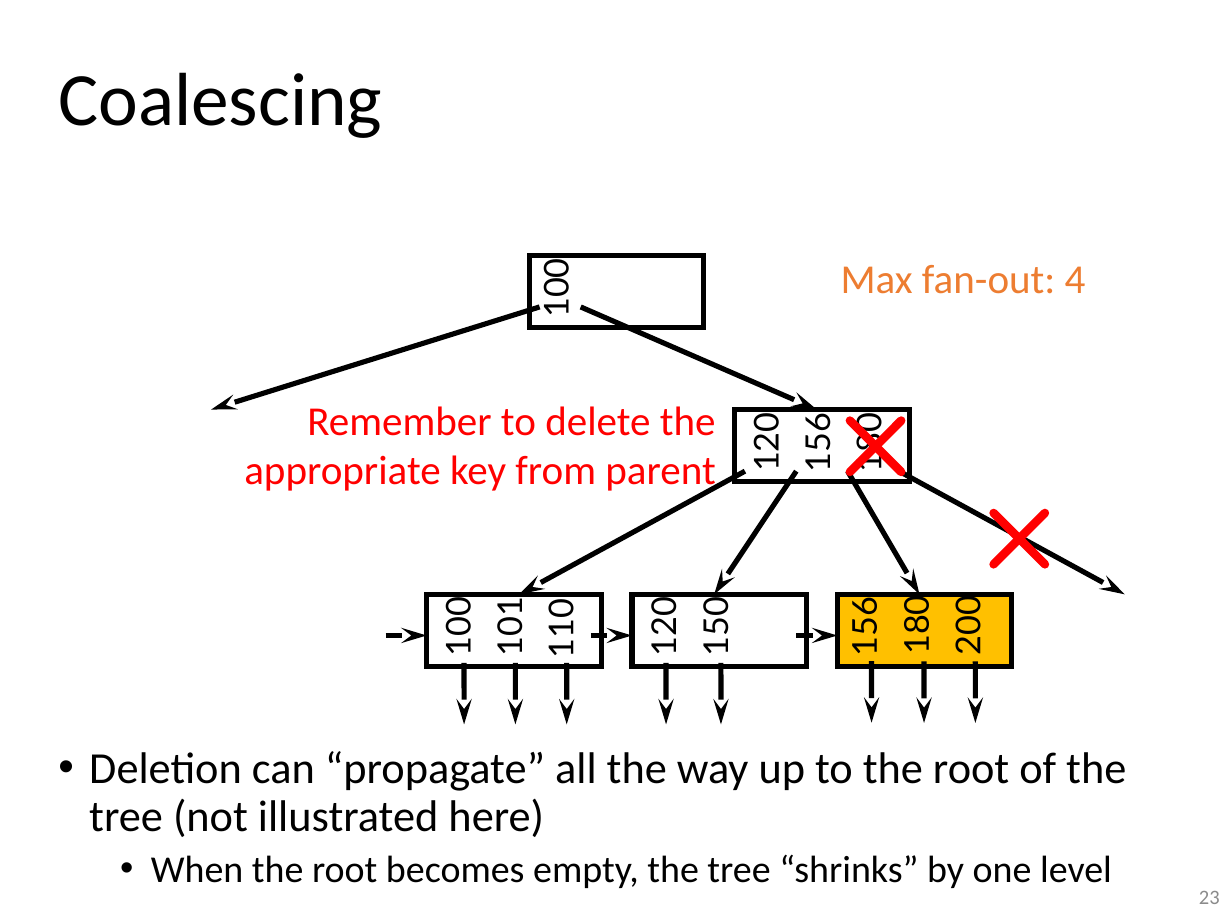
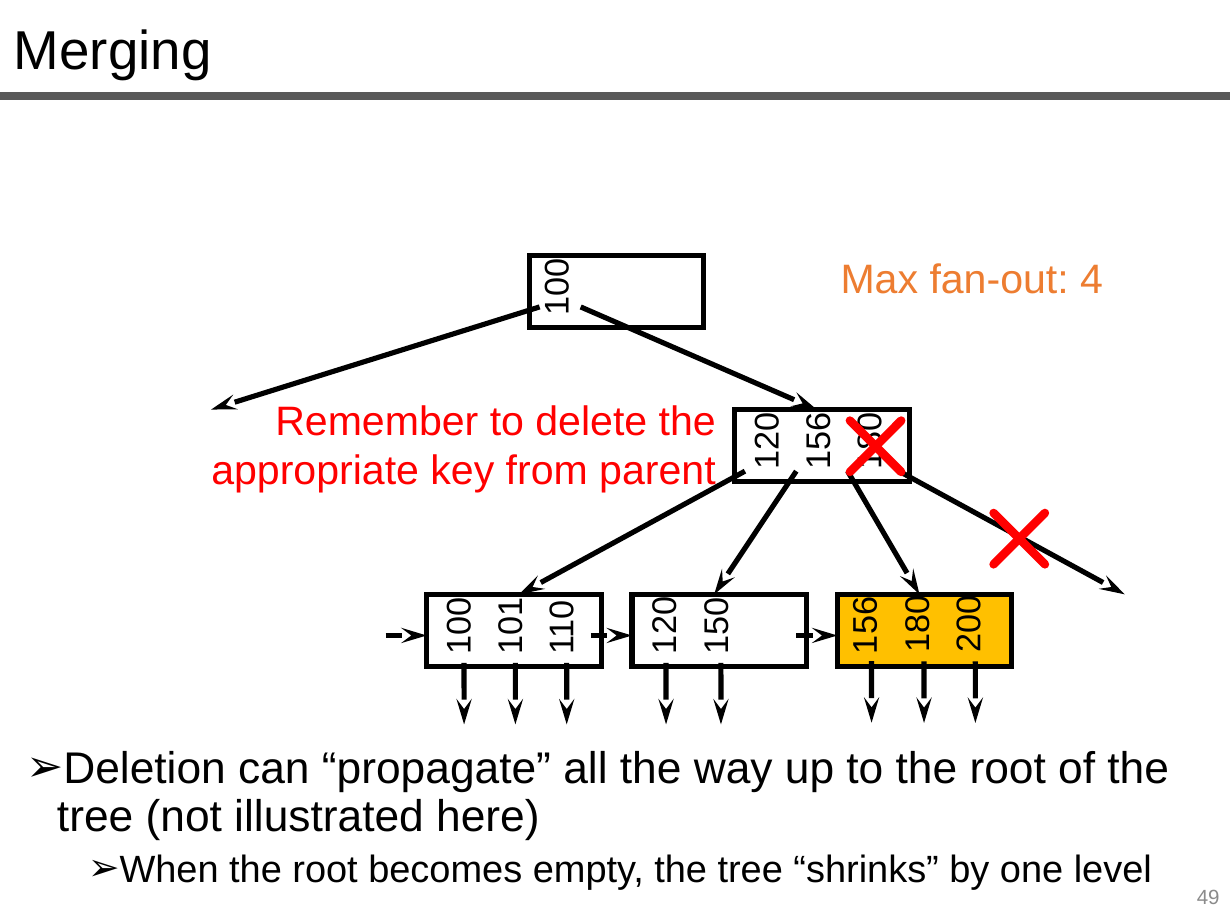
Before and after one commit to queryproc/slides, a slide deck: slide 49 of 12-index-slides.pptx (slide 23 before the commit). Drawn at 1232x924 pixels with LibreOffice and Linux fonts; fonts in the diff are those of the drawing. Boxes give left, top, right and bottom in pixels: in the first picture for what was removed or moved away, otherwise in the second. Text is boxed around its words. In the diff, an @@ line names an element or a change of style, - is before the commit and + after.

```diff
--- a/12-index-slides.pptx
+++ b/12-index-slides.pptx
@@ text added at [14,29,212,79], 32 pt, text #000000 @@
+Merging
@@ title removed at [58,72,382,138] @@
-Coalescing
@@ line added from (0, 96) to (1231, 96), #595959 4.5 pt @@
@@ text "Max fan-out: 4" at [841,263,1103,294]: font Calibri to Arial @@
@@ text "Remember to delete the appropriate ...": place and size @@
-text "Remember to delete the appropriate ..." at [244,406,716,495]
+text "Remember to delete the appropriate ..." at [211,405,716,493]
@@ text "Remember to delete the appropriate ..." at [211,405,716,493]: font Calibri to Arial @@
@@ font Lato to Arial in 12 elements at [538,263,576,313], [748,417,786,467], [799,418,837,467], [850,418,888,469], [440,602,478,652], [491,602,529,652], [645,602,683,652], [697,602,735,652], [846,602,884,652], [898,600,936,650], [949,601,987,651], [542,605,580,652] @@
@@ text "Deletion can “propagate” all the ...": place and size @@
-text "Deletion can “propagate” all the ..." at [89,751,1126,888]
+text "Deletion can “propagate” all the ..." at [57,751,1169,889]
@@ text "Deletion can “propagate” all the ..." at [57,751,1169,889]: font Calibri to Arial; bullet • to ➢ @@
@@ page number at [1197,890,1220,904]: text changed; font Calibri to Arial @@
-23
+49
```
Also in this commit, not shown: 15 other slides changed, 45 slides added, 20 slides removed, 1 other file.
